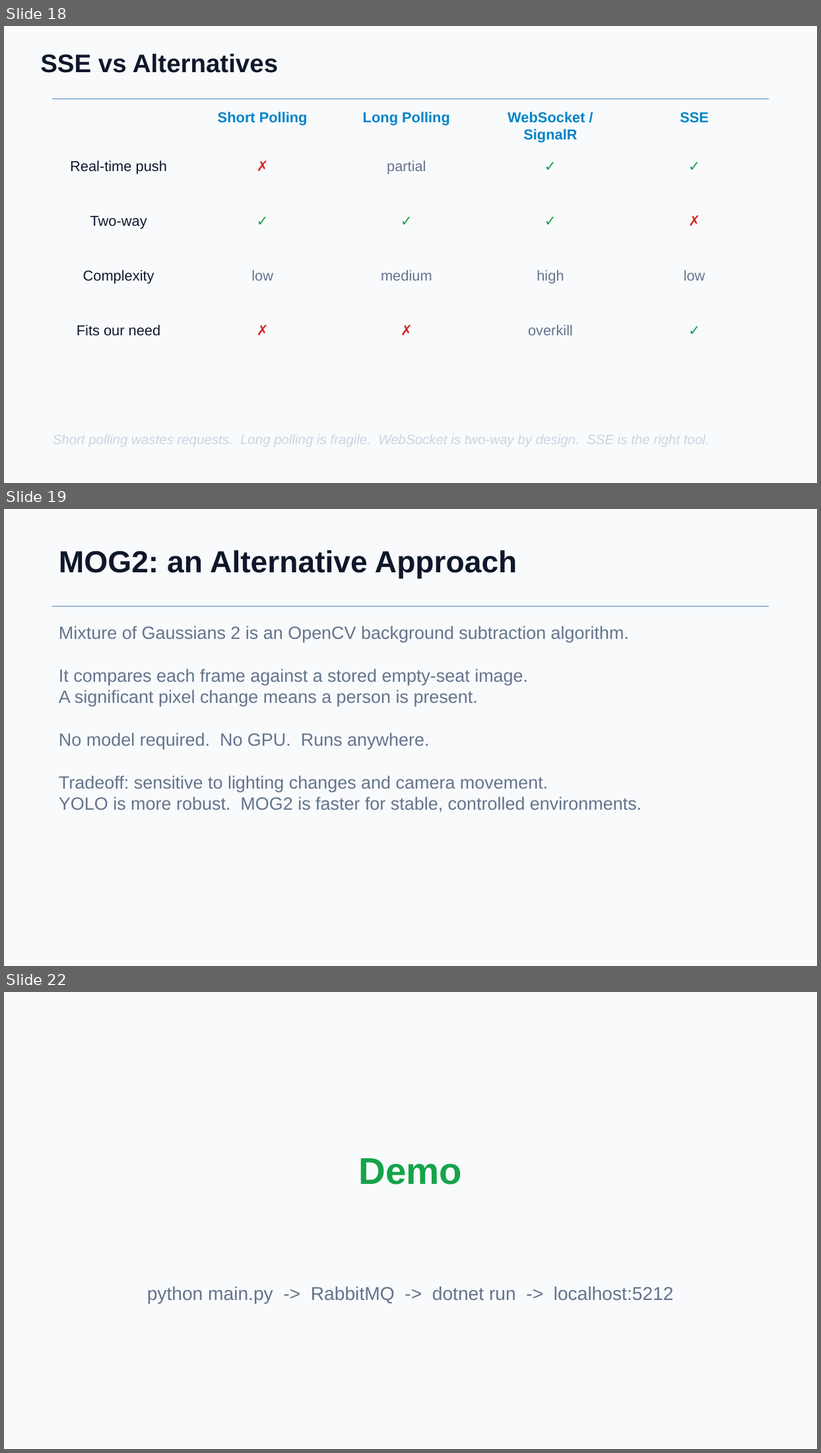
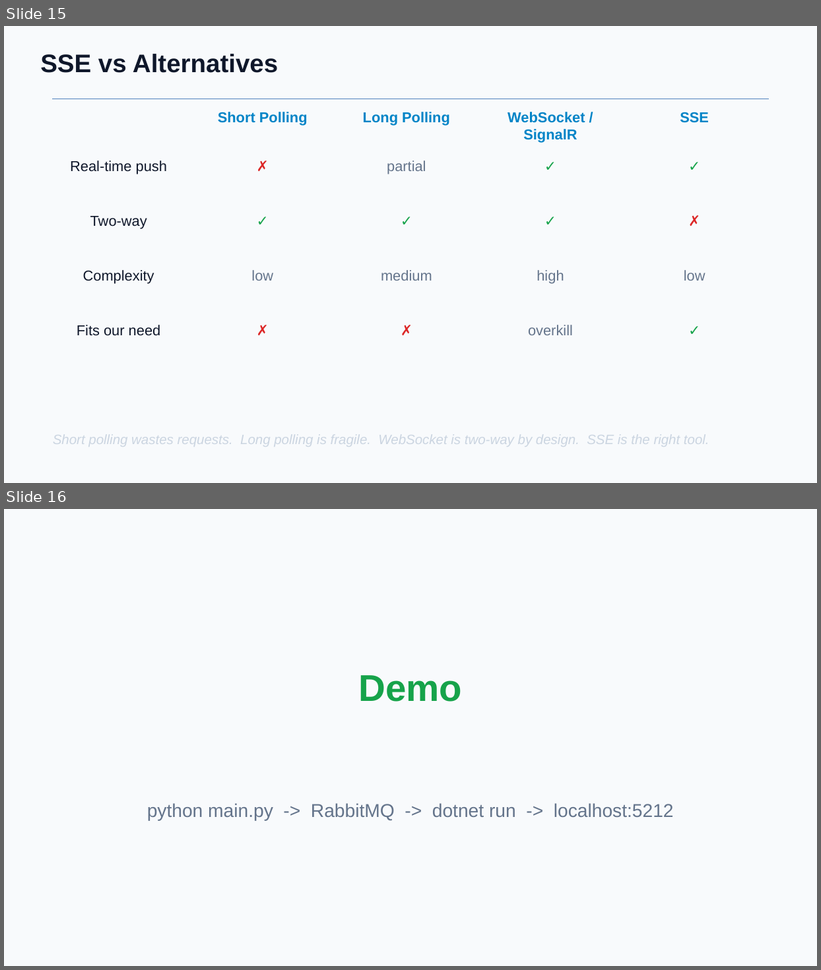
Before and after one commit to AhmadovMahammad/train-seat-monitor, a slide deck: docs/presentation.pptx. Shown one above the other, each under a label of ours: slides 18, 19 and 22 before the commit, slides 15 and 16 after it; the slides between them are not shown. The pictures are 821x1453 and 821x970 pixels, drawn with LibreOffice and Linux fonts; fonts in the diff are those of the drawing. Boxes give left, top, right and bottom in pixels: in the first picture for what was removed or moved away, otherwise in the second. Text is boxed around its words. In the diff, an @@ line names an element or a change of style, - is before the commit and + after.

```diff
--- a/docs/presentation.pptx
+++ b/docs/presentation.pptx
@@ slide 19 removed at [4, 509, 817, 966], background #F8FAFC @@
@@ text removed at [59, 550, 517, 579] @@
-MOG2: an Alternative Approach
@@ line removed from (53, 607) to (768, 607) @@
@@ text removed at [59, 626, 642, 813] @@
-Mixture of Gaussians 2 is an OpenCV background subtraction algorithm.
-It compares each frame against a stored empty-seat image.
-A significant pixel change means a person is present.
-No model required. No GPU. Runs anywhere.
-Tradeoff: sensitive to lighting changes and camera movement.
-YOLO is more robust. MOG2 is faster for stable, controlled environments.
@@ what was slide 18 is now slide 15 @@
@@ what was slide 22 is now slide 16 @@
```
Also in this commit, not shown: 1 slide changed, 5 other slides removed, 45 other files.
